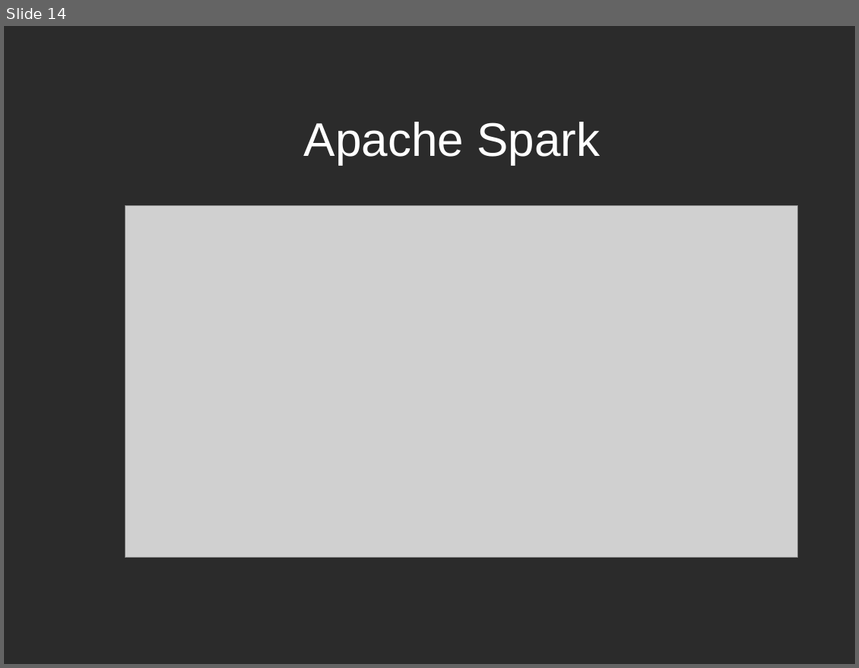
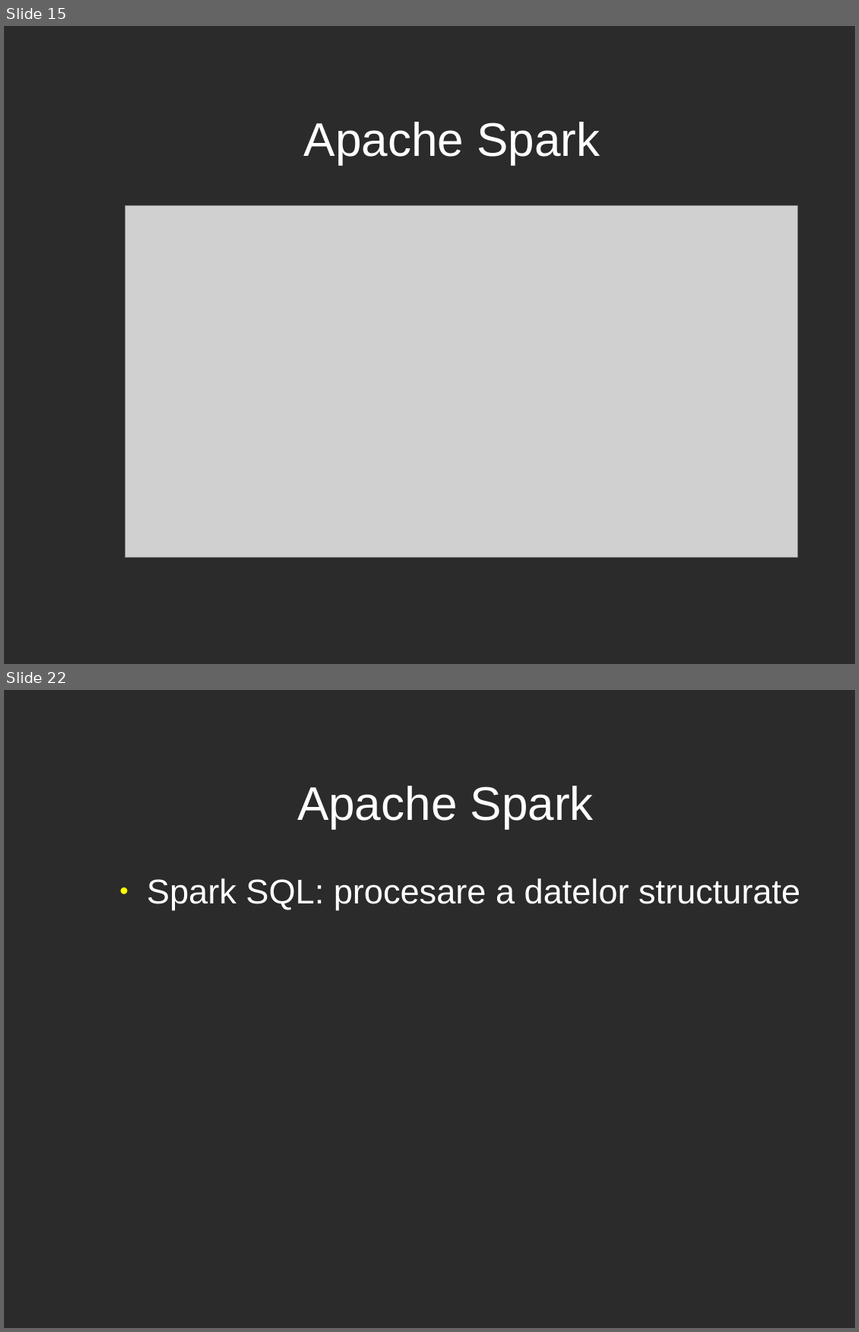
Before and after one commit to RaresBr/licenta, a slide deck: prezentareBradeaRares.odp. Shown one above the other, each under a label of ours: slide 14 before the commit, slides 15 and 22 after it; the slides between them are not shown. The pictures are 859x668 and 859x1332 pixels, drawn with LibreOffice and Linux fonts; fonts in the diff are those of the drawing; grey boxes stand for pictures; background and template pictures are left out; a plain dark background stands for a picture behind light text. Boxes give left, top, right and bottom in pixels: in the first picture for what was removed or moved away, otherwise in the second. Text is boxed around its words. In the diff, an @@ line names an element or a change of style, - is before the commit and + after.

```diff
--- a/prezentareBradeaRares.odp
+++ b/prezentareBradeaRares.odp
@@ slide 22 added at [4,690,855,1328], background picture (left out) @@
@@ title added at [297,786,594,828], 44 pt, text #FFFFFF @@
+Apache Spark
@@ text added at [147,878,800,910], 32 pt, text #FFFFFF @@
+● Spark SQL: procesare a datelor structurate
@@ what was slide 14 is now slide 15 @@
```
Also in this commit, not shown: 15 other slides added.
